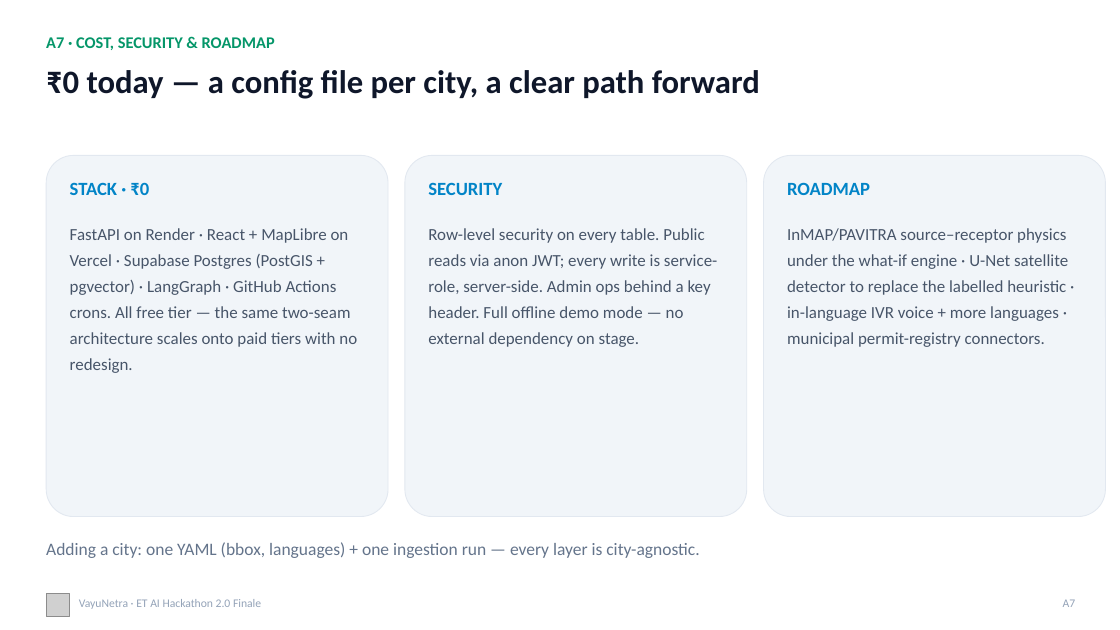
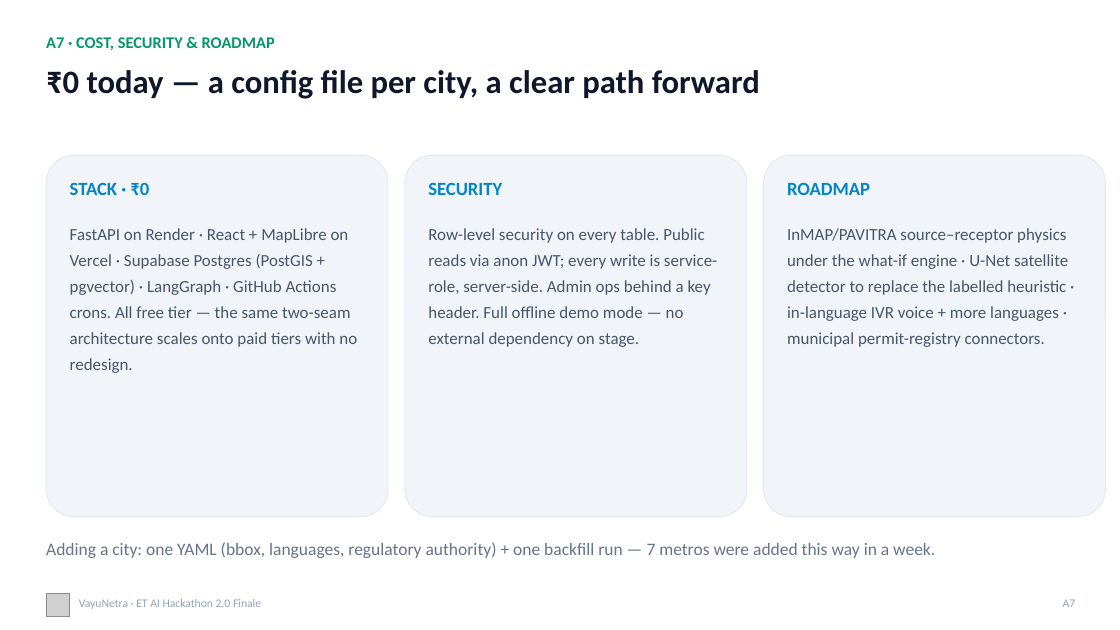
Before and after one commit to omkarrr88/VayuNetra, a slide deck: slide 16 of docs/VayuNetra_Pitch.pptx (slide 15 before the commit). Drawn at 1120x630 pixels with LibreOffice and Linux fonts; fonts in the diff are those of the drawing; grey boxes stand for pictures. Boxes give left, top, right and bottom in pixels: in the first picture for what was removed or moved away, otherwise in the second. Text is boxed around its words. In the diff, an @@ line names an element or a change of style, - is before the commit and + after.

```diff
--- a/docs/VayuNetra_Pitch.pptx
+++ b/docs/VayuNetra_Pitch.pptx
@@ text at <box>46,542,935,558</box>: text changed @@
-Adding a city: one YAML (bbox, languages) + one ingestion run — every layer is city-agnostic.
+Adding a city: one YAML (bbox, languages, regulatory authority) + one backfill run — 7 metros were added this way in a week.
```
Also in this commit, not shown: 6 other slides changed, 1 slide added, 48 other files.
